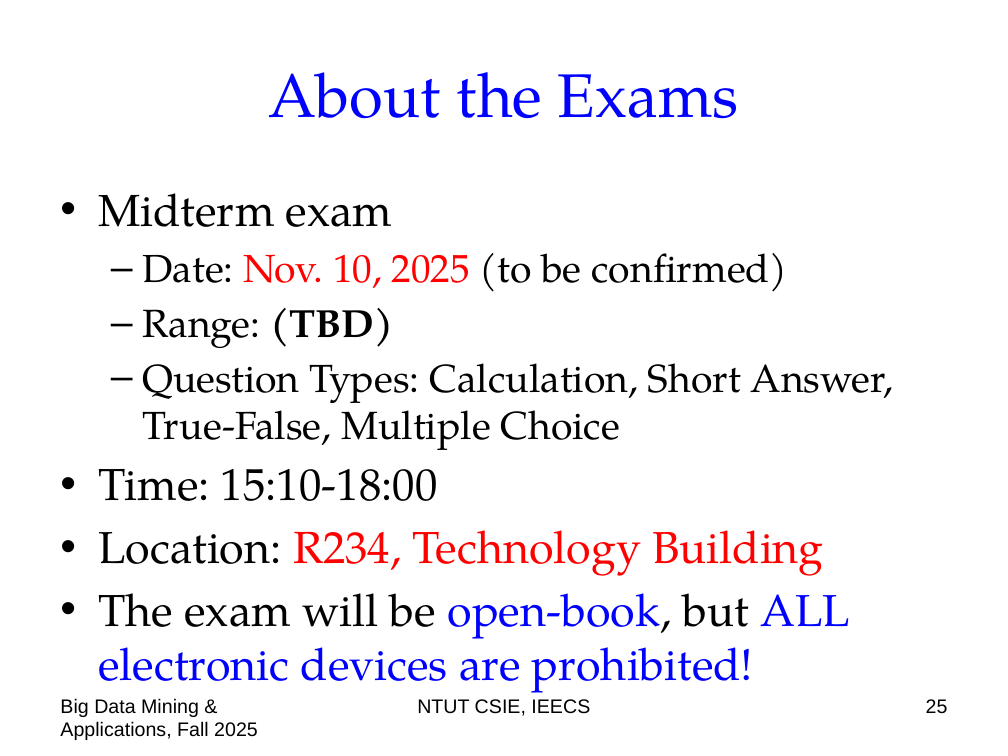
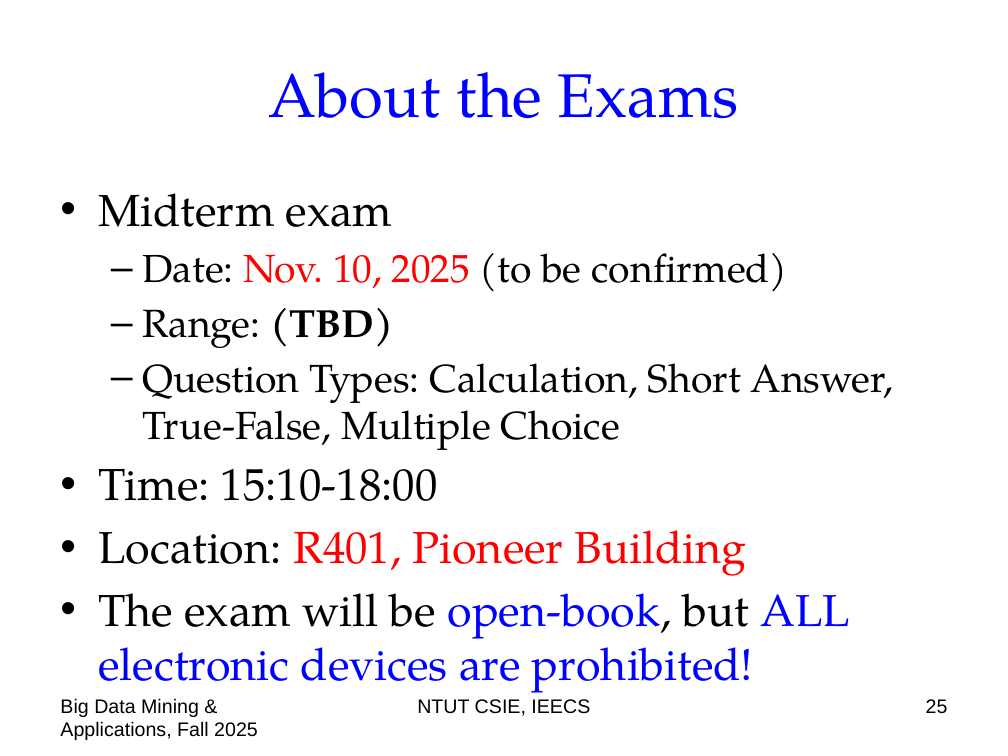
Before and after one commit to chriswjh/chriswjh.github.io, a slide deck: slide 25 of BDM/00-overview.pptx. Drawn at 1008x756 pixels with LibreOffice and Linux fonts; fonts in the diff are those of the drawing. Boxes give left, top, right and bottom in pixels: in the first picture for what was removed or moved away, otherwise in the second. Text is boxed around its words. In the diff, an @@ line names an element or a change of style, - is before the commit and + after.

```diff
--- a/BDM/00-overview.pptx
+++ b/BDM/00-overview.pptx
@@ text at box(98, 530, 747, 576): text changed @@
-• Location: R234, Technology Building
+• Location: R401, Pioneer Building
```
Also in this commit, not shown: 3 other slides changed.
